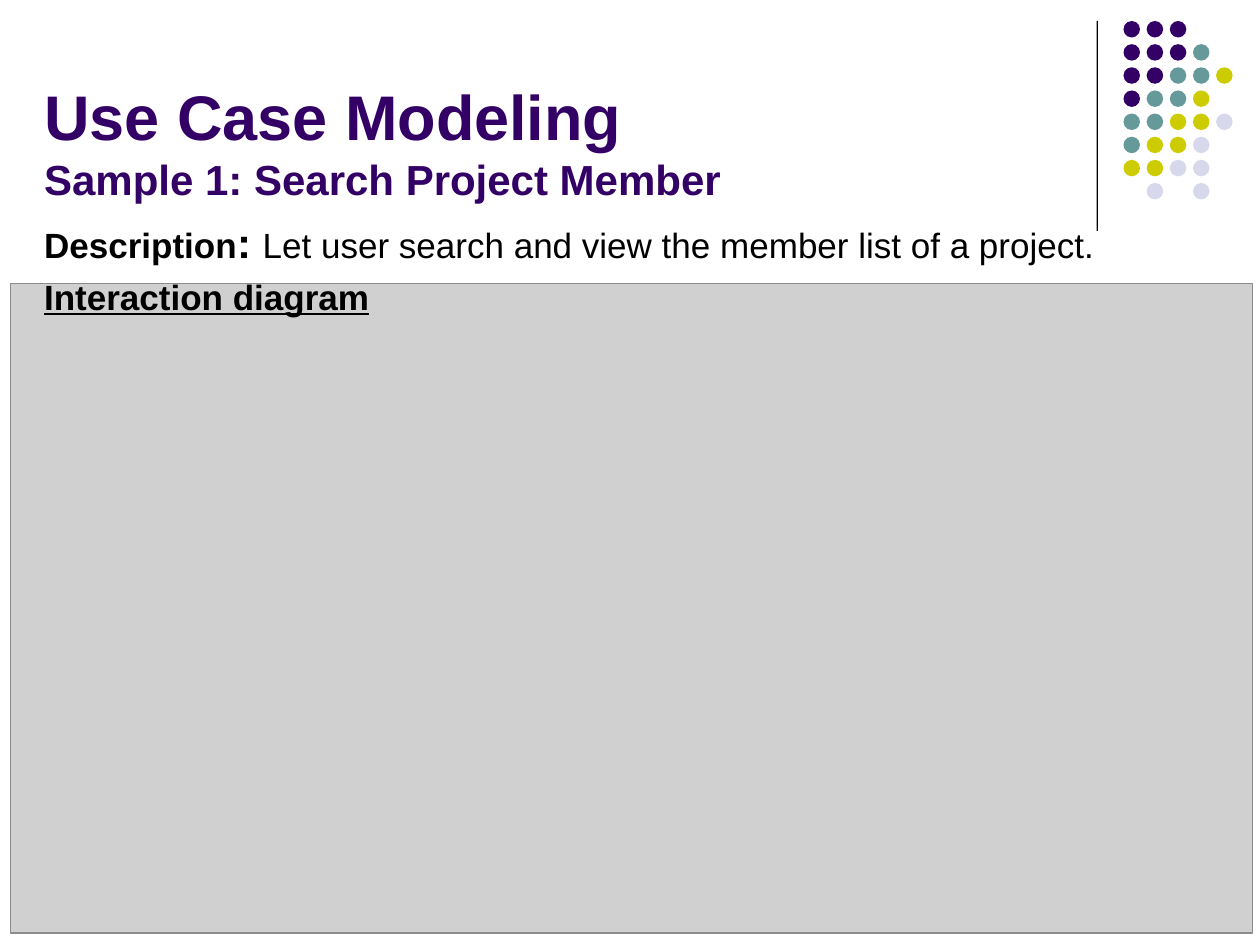
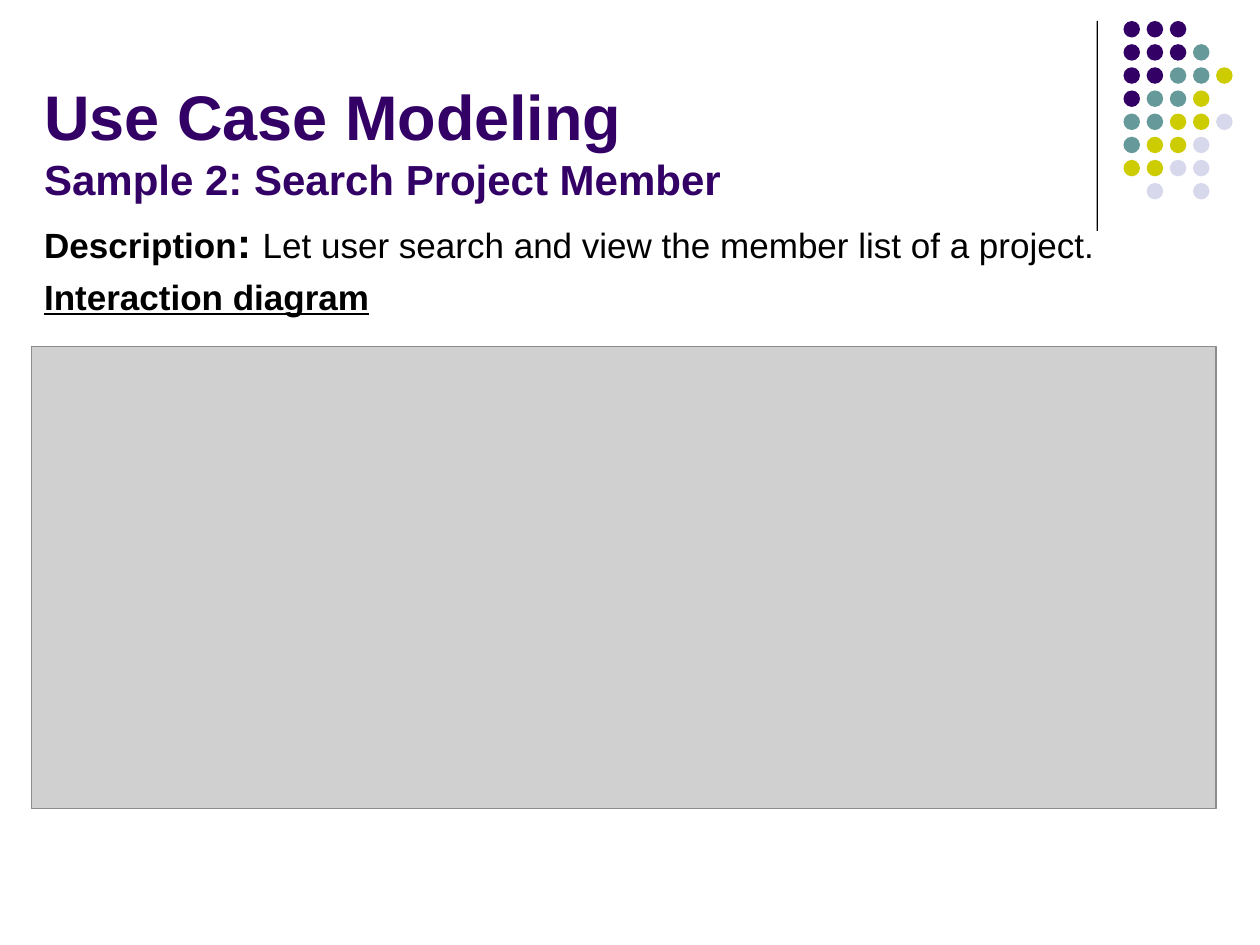
Before and after one commit to imireasa/mtech-se18-t08s, a slide deck: slide 9 of docs/W-9 Working Document/W-9.3 Presentation Slides/Phase 2/Submission/vms_presentation_2_v1.0.pptx (slide 7 before the commit). Drawn at 1260x945 pixels with LibreOffice and Linux fonts; fonts in the diff are those of the drawing; grey boxes stand for pictures. Boxes give left, top, right and bottom in pixels: in the first picture for what was removed or moved away, otherwise in the second. Text is boxed around its words. In the diff, an @@ line names an element or a change of style, - is before the commit and + after.

```diff
--- a/docs/W-9 Working Document/W-9.3 Presentation Slides/Phase 2/Submission/vms_presentation_2_v1.0.pptx
+++ b/docs/W-9 Working Document/W-9.3 Presentation Slides/Phase 2/Submission/vms_presentation_2_v1.0.pptx
@@ title at <box>44,94,721,203</box>: text changed @@
-Use Case Modeling
-Sample 1: Search Project Member
+Use Case Modeling
+Sample 2: Search Project Member
@@ picture: place and size @@
-picture at <box>10,284,1252,934</box>
+picture at <box>32,346,1216,809</box>
```
Also in this commit, not shown: 4 other slides changed, 3 slides added, 1 slide removed.
